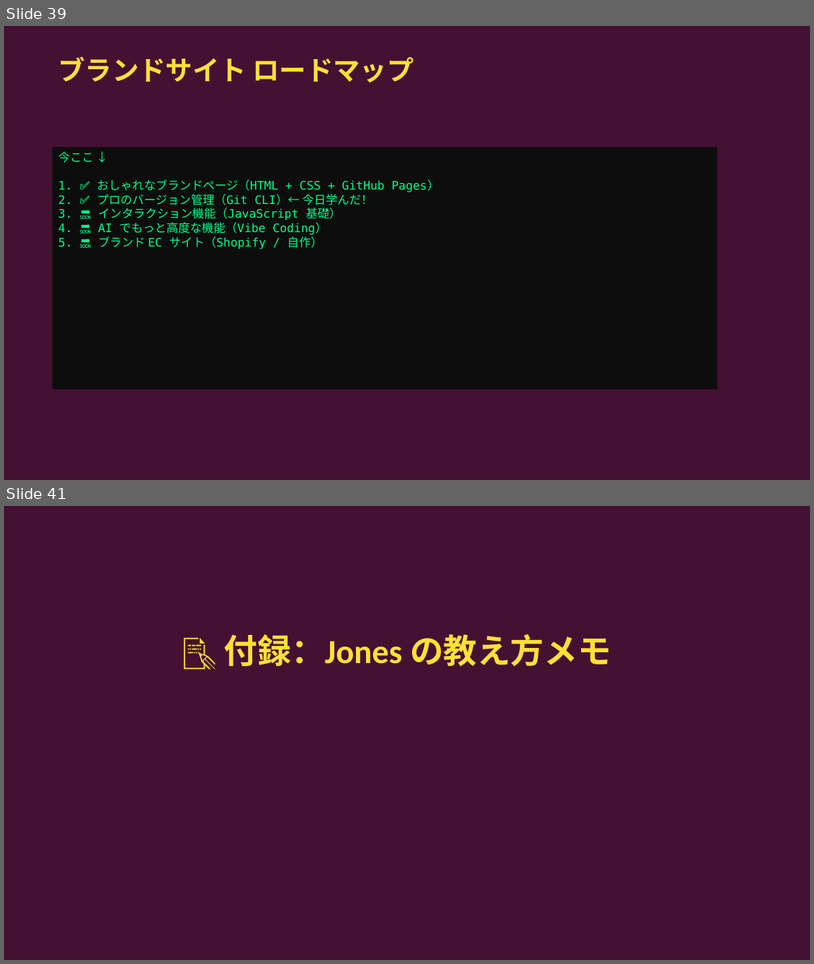
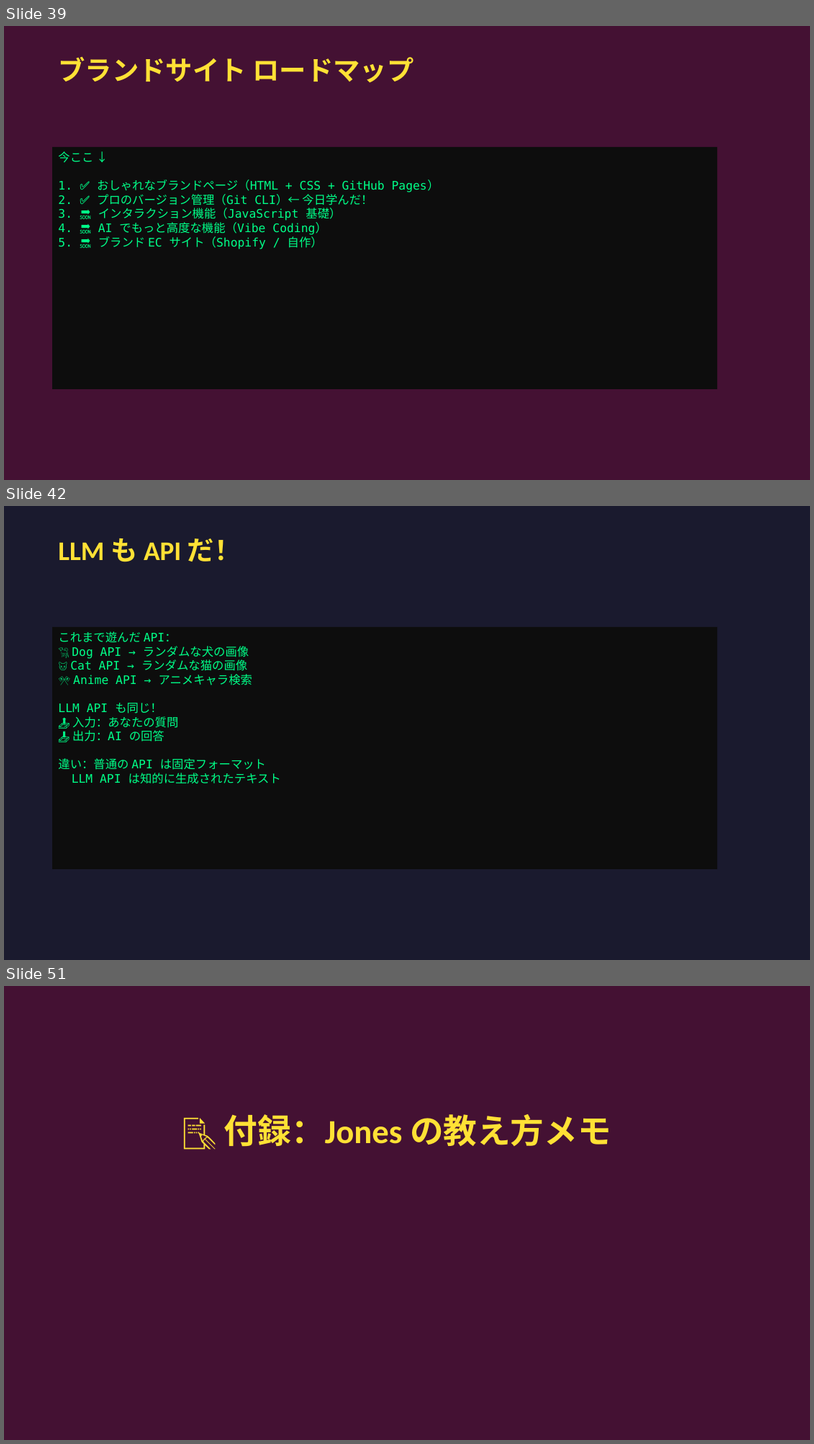
Before and after one commit to jonesandjay123/VibeCoding_Workshop, a slide deck: session2/slides/Session2_VibeCoding_JA.pptx. Shown one above the other, each under a label of ours: slides 39 and 41 before the commit, slides 39, 42 and 51 after it; the slides between them are not shown. The pictures are 814x964 and 814x1444 pixels, drawn with LibreOffice and Linux fonts; fonts in the diff are those of the drawing. Boxes give left, top, right and bottom in pixels: in the first picture for what was removed or moved away, otherwise in the second. Text is boxed around its words. In the diff, an @@ line names an element or a change of style, - is before the commit and + after.

```diff
--- a/session2/slides/Session2_VibeCoding_JA.pptx
+++ b/session2/slides/Session2_VibeCoding_JA.pptx
@@ slide 42 added at box(4, 506, 810, 960), background #1A1A2E @@
@@ text added at box(58, 538, 242, 562), 32 pt, text #FFE135, bold @@
+LLM も API だ！
@@ rectangle added at box(52, 627, 718, 869), fill #0D0D0D, 14 pt, text #00FF88 @@
+これまで遊んだ API：
+🐕 Dog API → ランダムな犬の画像
+🐱 Cat API → ランダムな猫の画像
+🎌 Anime API → アニメキャラ検索
+LLM API も同じ！
+📤 入力：あなたの質問
+📥 出力：AI の回答
+違い：普通の API は固定フォーマット
+LLM API は知的に生成されたテキスト
@@ what was slide 41 is now slide 51 @@
```
Also in this commit, not shown: 9 other slides added, 3 other files.
